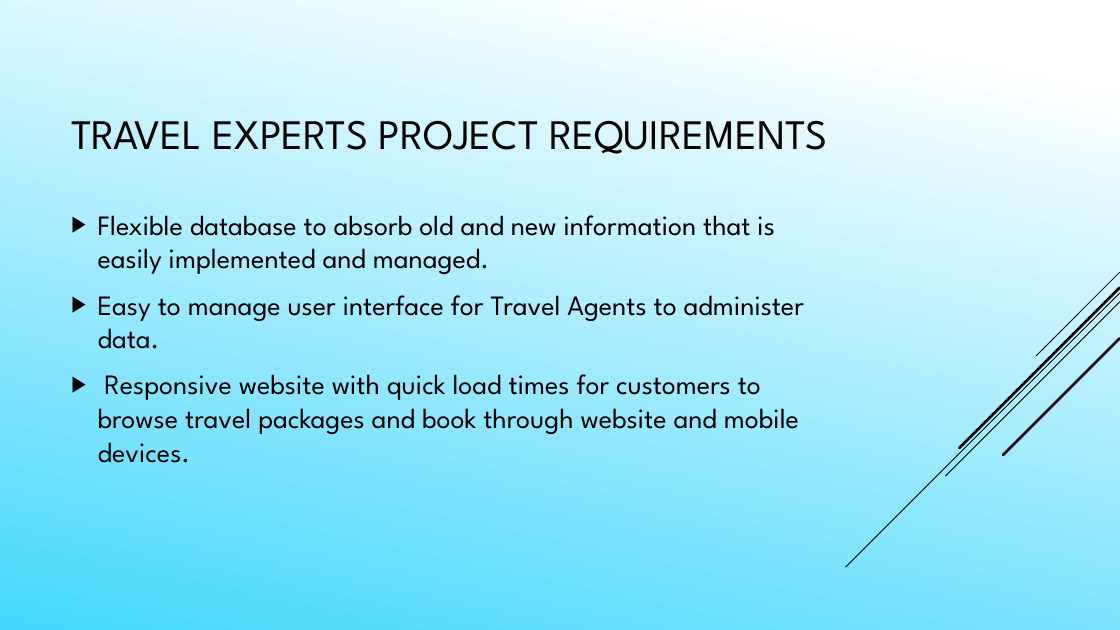
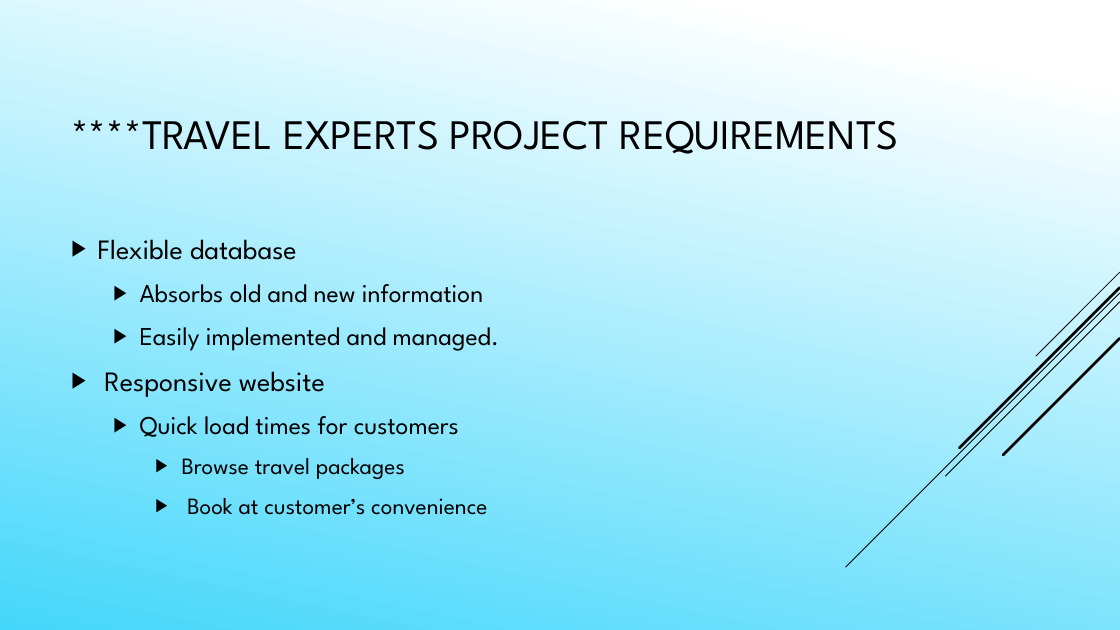
Before and after one commit to Daefikio/OOD2018Team2pro, a slide deck: slide 5 of Presentation Powerpoint.pptx (slide 3 before the commit). Drawn at 1120x630 pixels with LibreOffice and Linux fonts; fonts in the diff are those of the drawing. Boxes give left, top, right and bottom in pixels: in the first picture for what was removed or moved away, otherwise in the second. Text is boxed around its words. In the diff, an @@ line names an element or a change of style, - is before the commit and + after.

```diff
--- a/Presentation Powerpoint.pptx
+++ b/Presentation Powerpoint.pptx
@@ title at (71,120,899,154): text changed @@
-TRAVEL EXPERTS PROJECT REQUIREMENTS
+****TRAVEL EXPERTS PROJECT REQUIREMENTS
@@ text at (98,239,499,515): text changed; size 24 to 22 pt @@
-▶ Flexible database to absorb old and new information that is easily implemented and managed.
-▶ Easy to manage user interface for Travel Agents to administer data.
-▶ Responsive website with quick load times for customers to browse travel packages and book through website and mobile devices.
+▶ Flexible database
+  ▶ Absorbs old and new information
+  ▶ Easily implemented and managed.
+▶ Responsive website
+  ▶ Quick load times for customers
+    ▶ Browse travel packages
+    ▶ Book at customer’s convenience
```
Also in this commit, not shown: 9 other slides changed, 3 slides added, 2 slides removed, 1 other file.
